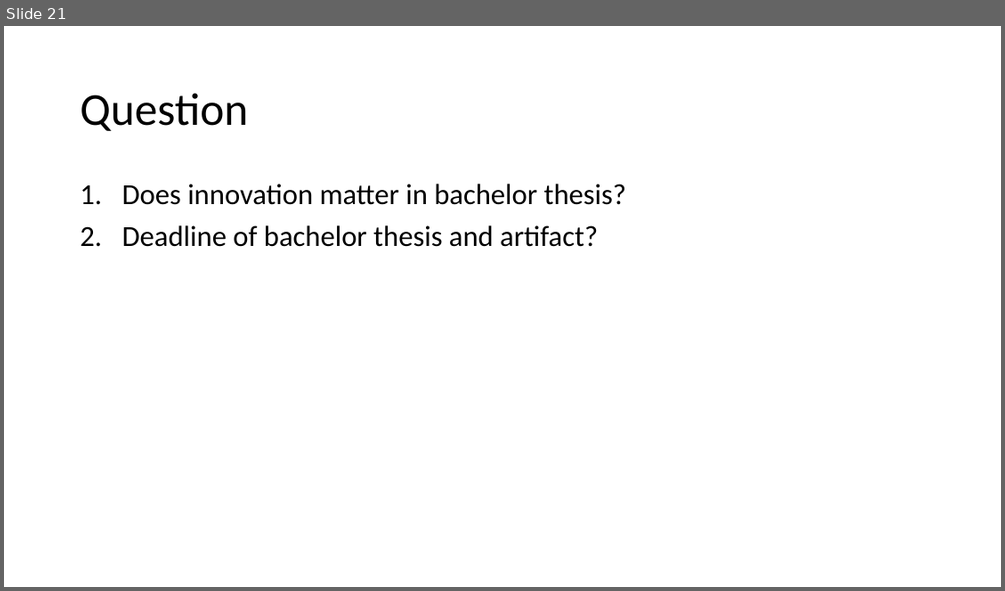
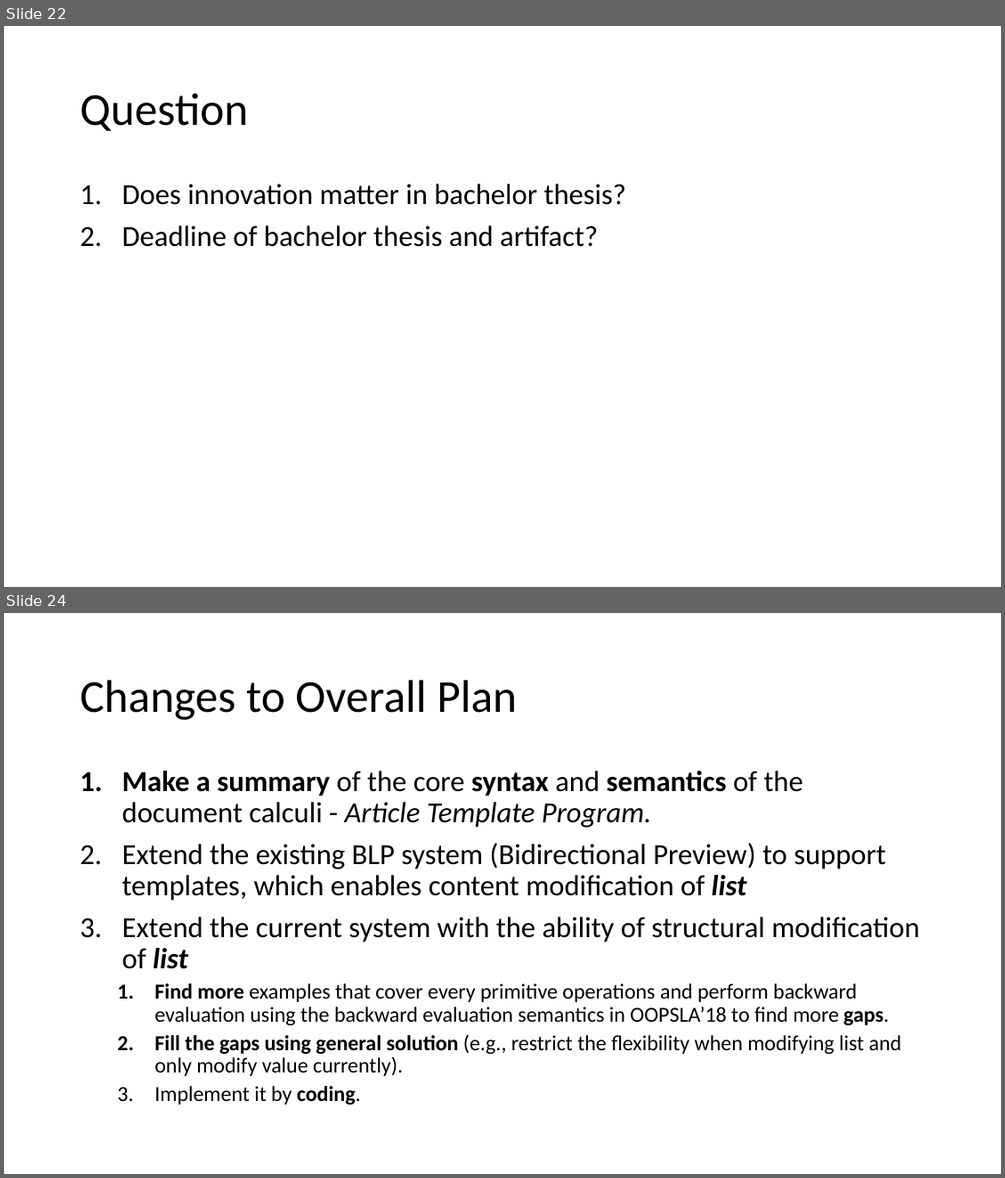
Before and after one commit to PROMISE-I/bachelor-thesis, a slide deck: 过程汇报/half-monthly-report.pptx. Shown one above the other, each under a label of ours: slide 21 before the commit, slides 22 and 24 after it; the slides between them are not shown. The pictures are 1005x591 and 1005x1178 pixels, drawn with LibreOffice and Linux fonts; fonts in the diff are those of the drawing. Boxes give left, top, right and bottom in pixels: in the first picture for what was removed or moved away, otherwise in the second. Text is boxed around its words. In the diff, an @@ line names an element or a change of style, - is before the commit and + after.

```diff
--- a/过程汇报/half-monthly-report.pptx
+++ b/过程汇报/half-monthly-report.pptx
@@ slide 24 added at (4,613,1001,1174), background #FFFFFF @@
@@ title added at (80,680,517,720), 44 pt, text #000000 @@
+Changes to Overall Plan
@@ text added at (122,771,920,1104), 20.6 pt, text #000000 @@
+1. Make a summary of the core syntax and semantics of the document calculi - Article Template Program.
+2. Extend the existing BLP system (Bidirectional Preview) to support templates, which enables content modification of list
+3. Extend the current system with the ability of structural modification of list
+  1. Find more examples that cover every primitive operations and perform backward evaluation using the backward evaluation semantics in OOPSLA’18 to find more gaps.
+  2. Fill the gaps using general solution (e.g., restrict the flexibility when modifying list and only modify value currently).
+  3. Implement it by coding.
@@ what was slide 21 is now slide 22 @@
```
Also in this commit, not shown: 7 other slides added.
